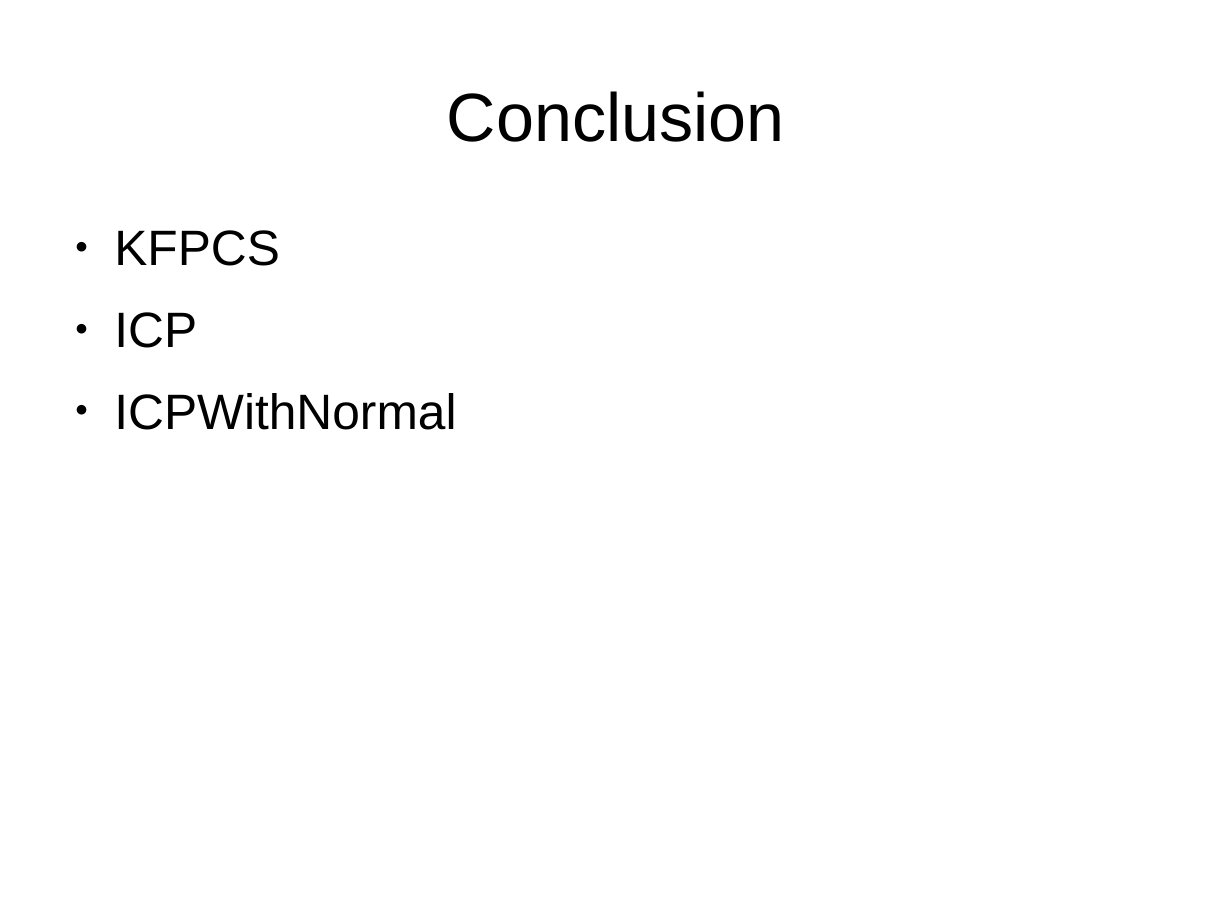
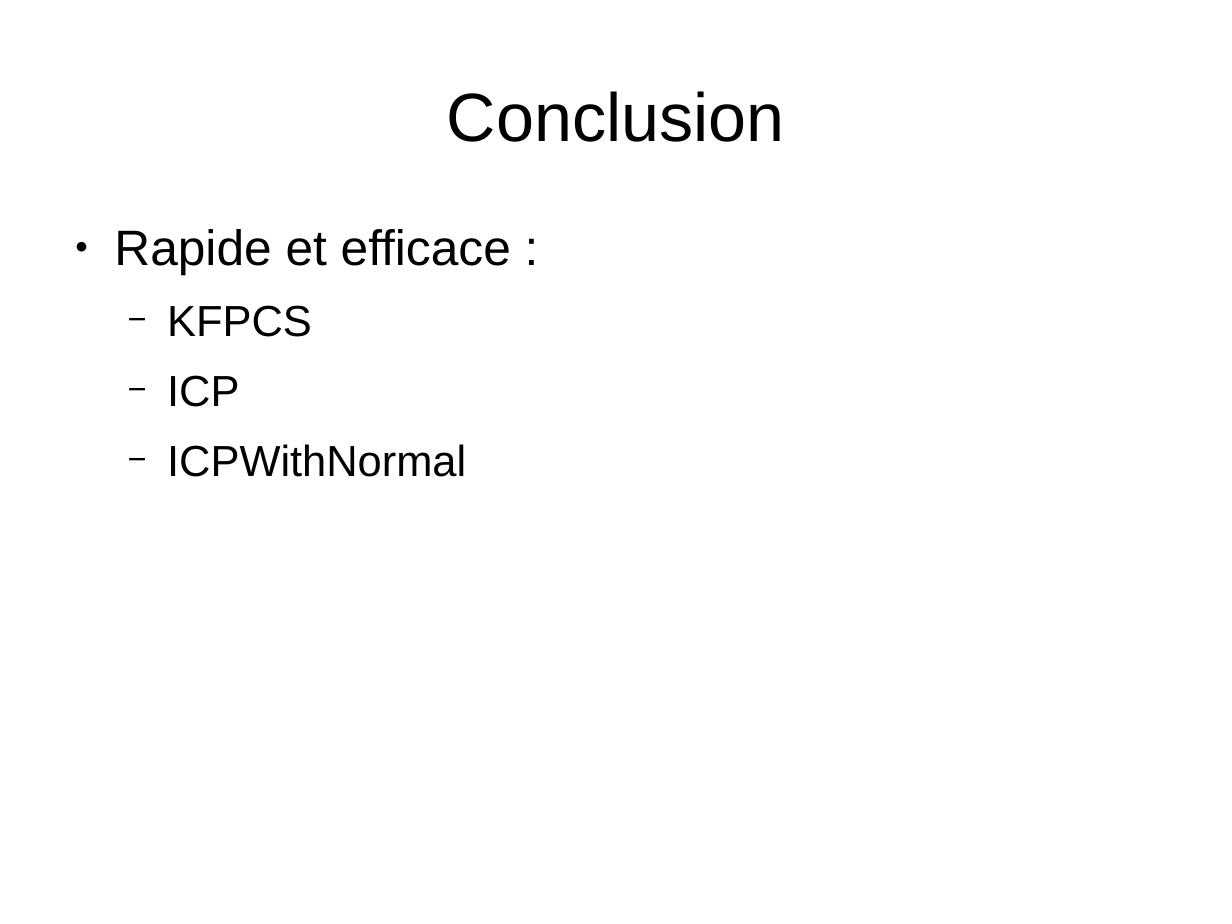
Before and after one commit to MABILYJohan/TER_Recalage_multi_points, a slide deck: slide 14 of Rapports et diapos/Diapositive_TER.odp (slide 11 before the commit). Drawn at 1232x924 pixels with LibreOffice and Linux fonts; fonts in the diff are those of the drawing. Boxes give left, top, right and bottom in pixels: in the first picture for what was removed or moved away, otherwise in the second. Text is boxed around its words. In the diff, an @@ line names an element or a change of style, - is before the commit and + after.

```diff
--- a/Rapports et diapos/Diapositive_TER.odp
+++ b/Rapports et diapos/Diapositive_TER.odp
@@ text at <box>114,229,511,275</box>: paragraph added @@
+● Rapide et efficace :
@@ text at <box>167,305,466,477</box>: size 32 to 28 pt in "KFPCS", "ICP", "ICPWithNormal"; bullet ● to −; list level 1 to 2 in "KFPCS"; list level 1 to 2 in "ICP"; list level 1 to 2 in "ICPWithNormal" @@
```
Also in this commit, not shown: 1 other slide changed, 3 slides added.
